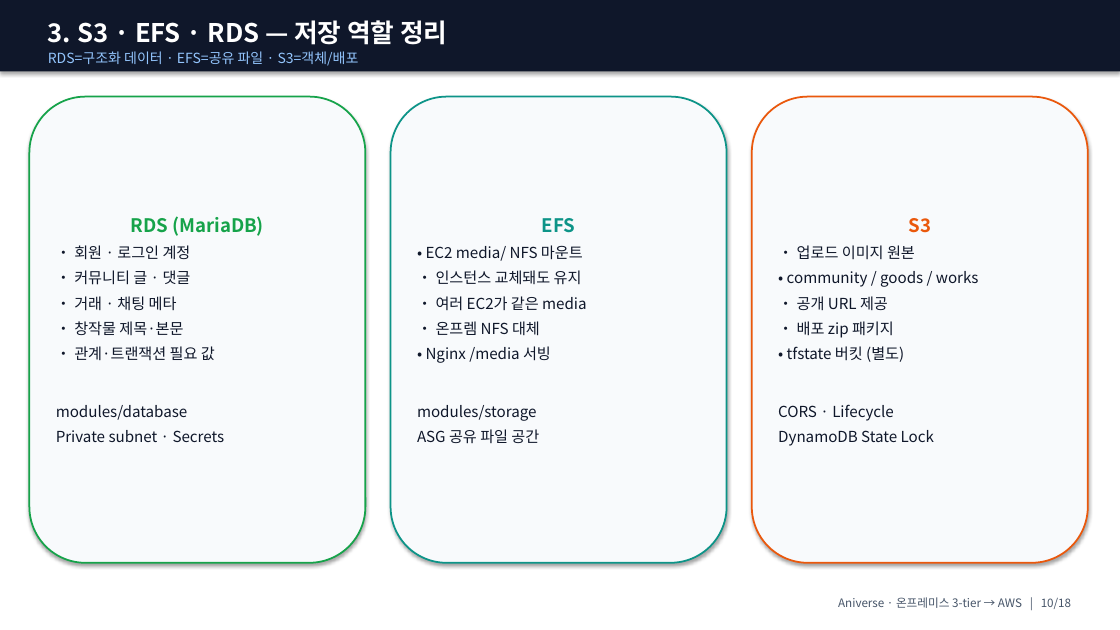
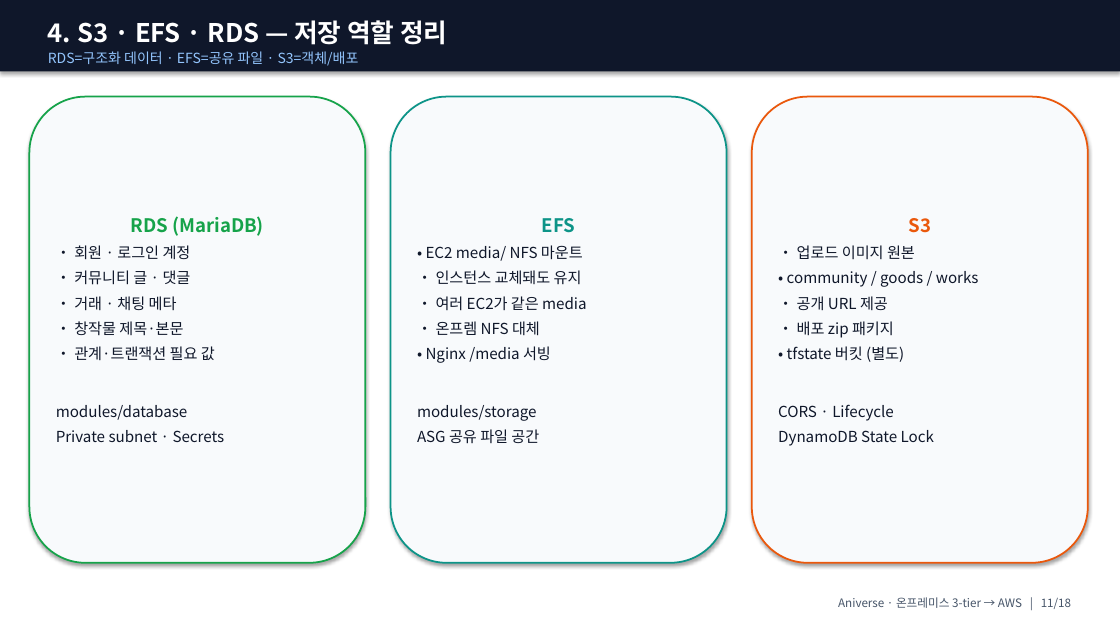
Before and after one commit to ho0215/anime-project-infra, a slide deck: slide 11 of docs/presentation/ppt/Aniverse_발표_강사용.pptx (slide 10 before the commit). Drawn at 1120x630 pixels with LibreOffice and Linux fonts; fonts in the diff are those of the drawing. Boxes give left, top, right and bottom in pixels: in the first picture for what was removed or moved away, otherwise in the second. Text is boxed around its words. In the diff, an @@ line names an element or a change of style, - is before the commit and + after.

```diff
--- a/docs/presentation/ppt/Aniverse_발표_강사용.pptx
+++ b/docs/presentation/ppt/Aniverse_발표_강사용.pptx
@@ text at [48,20,447,45]: text changed @@
-3. S3 · EFS · RDS — 저장 역할 정리
+4. S3 · EFS · RDS — 저장 역할 정리
@@ text at [838,597,1071,609]: text changed @@
-Aniverse · 온프레미스 3-tier → AWS | 10/18
+Aniverse · 온프레미스 3-tier → AWS | 11/18
```
Also in this commit, not shown: 12 other slides changed, 7 other files.
